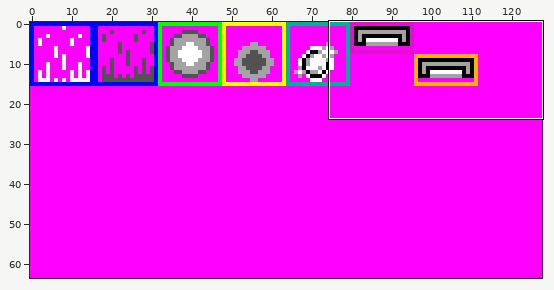
One commit to this sprite sheet: src/data/entities.def.png. The picture above shows the old version from afar; the outline marks the close-up.
Close-up. As it was:
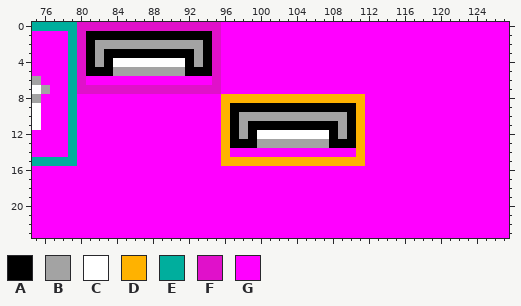
The file is 128x64 pixels. Shown: x 75..127, y 0..23.
Palette (. is transparent): A #000000  B #a3a3a3  C #ffffff  D #ffb200  E #00ae9d  F #e011ca  G #ff00ff
Pixels before, first column x 75:
 0 EEEEEFFFFFFFFFFFFFFFFGGGGGGGGGGGGGGGGGGGGGGGGGGGGGGGG
 1 GGGGEFAAAAAAAAAAAAAAFGGGGGGGGGGGGGGGGGGGGGGGGGGGGGGGG
 2 GGGGEFABBBBBBBBBBBBAFGGGGGGGGGGGGGGGGGGGGGGGGGGGGGGGG
 3 GGGGEFABAAAAAAAAAABAFGGGGGGGGGGGGGGGGGGGGGGGGGGGGGGGG
 4 GGGGEFABACCCCCCCCABAFGGGGGGGGGGGGGGGGGGGGGGGGGGGGGGGG
 5 GGGGEFAAABBBBBBBBAAAFGGGGGGGGGGGGGGGGGGGGGGGGGGGGGGGG
 6 BGGGEFGGGGGGGGGGGGGGFGGGGGGGGGGGGGGGGGGGGGGGGGGGGGGGG
 7 CBGGEFFFFFFFFFFFFFFFFGGGGGGGGGGGGGGGGGGGGGGGGGGGGGGGG
 8 BGGGEGGGGGGGGGGGGGGGGDDDDDDDDDDDDDDDDGGGGGGGGGGGGGGGG
 9 CGGGEGGGGGGGGGGGGGGGGDAAAAAAAAAAAAAADGGGGGGGGGGGGGGGG
10 CGGGEGGGGGGGGGGGGGGGGDABBBBBBBBBBBBADGGGGGGGGGGGGGGGG
11 CGGGEGGGGGGGGGGGGGGGGDABAAAAAAAAAABADGGGGGGGGGGGGGGGG
12 GGGGEGGGGGGGGGGGGGGGGDABACCCCCCCCABADGGGGGGGGGGGGGGGG
13 GGGGEGGGGGGGGGGGGGGGGDAAABBBBBBBBAAADGGGGGGGGGGGGGGGG
14 GGGGEGGGGGGGGGGGGGGGGDGGGGGGGGGGGGGGDGGGGGGGGGGGGGGGG
15 EEEEEGGGGGGGGGGGGGGGGDDDDDDDDDDDDDDDDGGGGGGGGGGGGGGGG
16 GGGGGGGGGGGGGGGGGGGGGGGGGGGGGGGGGGGGGGGGGGGGGGGGGGGGG
17 GGGGGGGGGGGGGGGGGGGGGGGGGGGGGGGGGGGGGGGGGGGGGGGGGGGGG
18 GGGGGGGGGGGGGGGGGGGGGGGGGGGGGGGGGGGGGGGGGGGGGGGGGGGGG
19 GGGGGGGGGGGGGGGGGGGGGGGGGGGGGGGGGGGGGGGGGGGGGGGGGGGGG
20 GGGGGGGGGGGGGGGGGGGGGGGGGGGGGGGGGGGGGGGGGGGGGGGGGGGGG
21 GGGGGGGGGGGGGGGGGGGGGGGGGGGGGGGGGGGGGGGGGGGGGGGGGGGGG
22 GGGGGGGGGGGGGGGGGGGGGGGGGGGGGGGGGGGGGGGGGGGGGGGGGGGGG
23 GGGGGGGGGGGGGGGGGGGGGGGGGGGGGGGGGGGGGGGGGGGGGGGGGGGGG
Once edited:
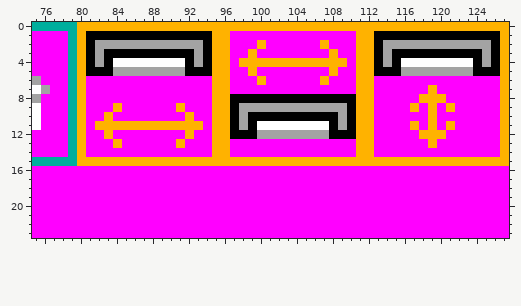
Change:
Colour A replaces colour B in row 10 at x 99 to 108; in row 12 at x 98 and 109.
Colour A replaces colour D in row 8 at x 97 to 110.
Colour A replaces colour G in row 1 at x 113 to 126; in row 2 at x 113 and 126; in row 3 at x 113, 115 to 124 and 126; in row 4 at x 113, 115, 124 and 126; in row 5 at x 113 to 115 and 124 to 126.
Colour B replaces colour A in row 9 at x 98 to 109.
Colour B replaces colour C in row 12 at x 100 to 107.
Colour B replaces colour G in row 2 at x 114 to 125; in rows 3 to 4 at x 114 and 125; in row 5 at x 116 to 123.
Colour C replaces colour A in row 11 at x 100 to 107.
Colour C replaces colour G in row 4 at x 116 to 123.
Colour D replaces colour F in row 0 at x 80 to 95; in rows 1 to 7 at x 80 and 95.
Colour D replaces colour G in row 0 at x 96 to 127; in row 1 at x 96, 111 to 112 and 127; in row 2 at x 96, 100, 107, 111 to 112 and 127; in row 3 at x 96, 99, 108, 111 to 112 and 127; in row 4 at x 96, 98 to 109, 111 to 112 and 127; in row 5 at x 96, 99, 108, 111 to 112 and 127.
Colour D replaces colour G in row 6 at x 96, 100, 107, 111 to 112 and 127; in row 7 at x 96, 111 to 112, 119 and 127; in row 8 at x 80, 95, 112, 118 to 120 and 127; in row 9 at x 80, 84, 91, 95, 112, 117, 119, 121 and 127; in row 10 at x 80, 83, 92, 95, 112, 119 and 127; in row 11 at x 80, 82 to 93, 95, 112, 117, 119, 121 and 127.
Colour D replaces colour G in row 12 at x 80, 83, 92, 95, 112, 118 to 120 and 127; in row 13 at x 80, 84, 91, 95, 112, 119 and 127; in row 14 at x 80, 95, 112 and 127; in row 15 at x 80 to 95 and 112 to 127.
Colour G replaces colour A in row 13 at x 97 to 99 and 108 to 110.
Colour G replaces colour B in row 13 at x 100 to 107.
Colour G replaces colour F in row 7 at x 81 to 94.
Changed places in both close-ups, as pixel boxes (x1, y1, x2, y2):
changed: (77, 22, 509, 166)
